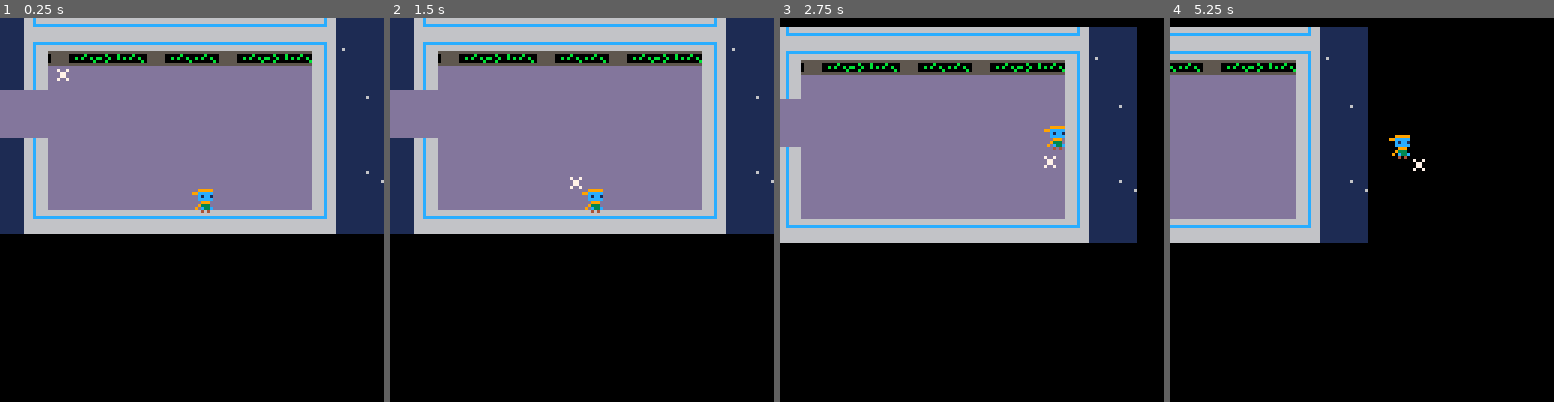
Above: before the commit, frames 1-4 (left to right).
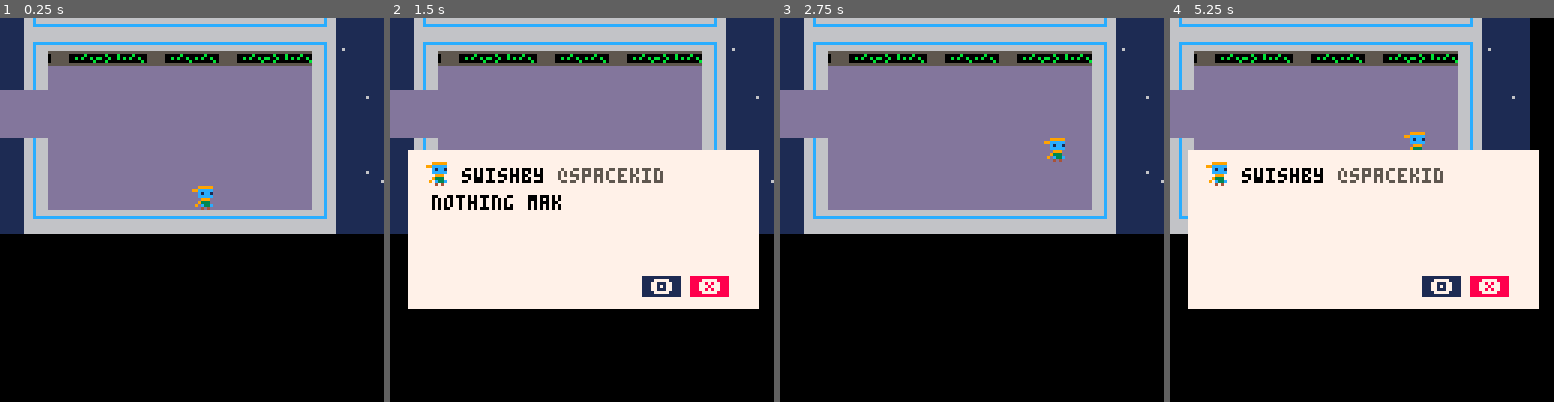
Above: after the commit, the same moments.

Repository: The-Cunning-Folk/verified
Game: PICO-8 cartridge verified.p8
The game is run twice, just before and just after one commit, with the same random seed, the same clock (stepped at 60 frames per second) and the same inputs.
Inputs:
- Up to frame 1 (0.25 s): no input
- Up to frame 2 (1.5 s): tap X (X key) at 0.33, 1.07 s; tap O (Z key) at 0.7 s
- Up to frame 3 (2.75 s): hold Right 1.6-2.1 s; tap O (Z key) at 1.7, 2.1, 2.5 s; tap X (X key) at 1.85 s; hold Up 2.15-2.42 s; hold Right from 2.47 s (still down)
- Up to frame 4 (5.25 s): tap O (Z key) every 0.4 s from 2.9 to 4.9 s; tap X (X key) at 2.97, 4.08, 5.2 s; release Right at 3.03 s; hold Left 3.08-3.58 s; hold Down 3.63-3.97 s; hold Right 4.02-4.68 s; hold Up 4.73-5.03 s; hold Left from 5.08 s (still down)

The runs differ from the first frame. In frame 1, 0.3% of the frame differs, in the area x 14-56%, y 13-51%; in frame 2, 38%; in frame 3, 27%; in frame 4, 63%, in the area x 0-97%, y 0-76%.

Commit message:
added twitter

Diff:
--- a/verified.p8
+++ b/verified.p8
@@ -15,7 +15,7 @@
 entity.w = 8
 entity.h = 8
 entity.sprite = 0
-entity.speed = 3
+entity.speed = 2
 entity.moving = false
 
 function entity:new (o)
@@ -84,8 +84,8 @@
 function collision(ent)
 	local x1 = ent.x
 	local y1 =	ent.y
-	local x2 = ent.x+ent.w-1
-	local y2 =	ent.y+ent.h-1
+	local x2 = ent.x+ent.w
+	local y2 =	ent.y+ent.h
 	local b1 = box(x1,x2,y1,y2)
 	local cx1 = getcell(x1)
 	local cx2 = getcell(x2)
@@ -157,6 +157,31 @@
 
 end
 
+function movetowards(ent,tar)
+		--enemy pathing
+
+	local delx = tar.x - ent.x
+	local dely = tar.y - ent.y
+	local delm = mag(delx,dely)
+	if (delm > 10) then
+	 delm = 1.0/delm
+		delx = delm*delx
+		dely = delm*dely
+		ent:move(delx,dely)
+	end
+
+end
+
+function newentity(x,y,sprite)
+
+	local ent = entity:new()
+	ent.x = x
+	ent.y = y
+	ent.sprite = sprite
+	return ent
+
+end
+
 --game functions
 
 function _init()
@@ -164,28 +189,87 @@
  p.sprite = 5
  p.x = 64
  p.y = 60
- e = entity:new()
  camx = p.x
  camy = p.y
  cambox = 24
+
+ tweeting = false
+
+end
+
+function buildtweet(str)
+	local tweet = ""
+	local maxlength = 24
+	local length = 0
+	local lastspace = 0
+	local subpos = {}
+	for i=1,#str do
+		length += 1
+		if sub(str,i,i) == " " then
+			lastspace = i
+		end
+		if length >= maxlength then
+			subpos[#subpos+1] = lastspace
+			length = 0
+		end
+	end
+
+	subpos[#subpos+1] = #str
+
+	local substart = 0
+
+	for i=1,#subpos do
+		local bit = sub(str,substart,subpos[i]).."\n"
+		substart = subpos[i]+1
+		tweet = tweet .. bit
+	end
+	return tweet
+
 end
 
 function _update()
 
 	--player controls
- pdx = 0
- pdy = 0
-	if(btn(0)) then pdx -= 1 end
-	if(btn(1)) then pdx += 1 end
-	if(btn(2)) then pdy -= 1 end
-	if(btn(3)) then pdy += 1 end
-	if mag(pdx,pdy) > 1 then
-		pdx = pdx*isqrt2
-		pdy = pdy*isqrt2
-	end
-	p:move(pdx,pdy)
+	if not tweeting then
+	 pdx = 0
+	 pdy = 0
+		if(btn(0)) then pdx -= 1 end
+		if(btn(1)) then pdx += 1 end
+		if(btn(2)) then pdy -= 1 end
+		if(btn(3)) then pdy += 1 end
+		if mag(pdx,pdy) > 1 then
+			pdx = pdx*isqrt2
+			pdy = pdy*isqrt2
+		end
+		p:move(pdx,pdy)
+	end
 
 	collision(p)
+
+	--tweeting
+
+	if btn(5) then
+		tweeting = true
+		tweetstring = ""
+		targettweet = buildtweet("nothing makes me want to read your sci fi book more than seeing guys in fedoras slamming it on goodreads.")
+		chars = 0
+		ctime = time()
+	end
+
+	if tweeting then
+		if (time()-ctime)>0.03 then
+			chars+=1
+			ctime = time()
+		end
+		tweetstring = sub(targettweet,0,chars)
+	end
+
+	if tweeting and btn(4) then
+		tweeting = false
+	end
+
+
+
 	--camera positioning
 
 	cdelpx = p.x - camx
@@ -206,19 +290,6 @@
 		end
 	end
 
-
-	--enemy pathing
-
-	delx = p.x - e.x
-	dely = p.y - e.y
-	delm = mag(delx,dely)
-	if (delm > 10) then
-	 delm = 1.0/delm
-		delx = delm*delx
-		dely = delm*dely
-		e:move(delx,dely)
-	end
-
 	camera(camx-64,camy-60)
 
 end
@@ -227,7 +298,18 @@
 		cls()
 		map(0,0,0,0,16,16)
   spr(p.sprite, p.x, p.y)
-		spr(e.sprite, e.x, e.y)
+  if tweeting then
+  	rectfill(camx-58, camy-16, camx+58, camy+36, 7)
+  	spr(p.sprite, camx-52, camy-12)
+  	print("swishby",camx-40,camy-10,0)
+  	print("@spacekid",camx-8,camy-10,5)
+  	print(tweetstring,camx-50,camy-1,0)
+  	--print("#verified",camx-46,camy+8,1)
+  	rectfill(camx+20, camy+26, camx+32, camy+32, 1)
+  	rectfill(camx+36, camy+26, camx+48, camy+32, 8)
+  	print("🅾️",camx+23,camy+27,7)
+			print("❎",camx+39,camy+27,7)
+end
 end
 __gfx__
 00000000099999900011111100aaaaaa0ccccc0000999990006660000060006000444000000dd0d0000030000000200000000000000000000000000000000000
